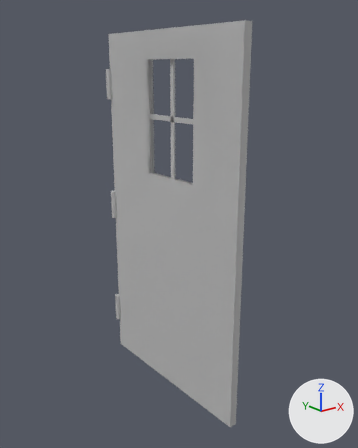
Renders of the FBX model Project Dragon Drama/Assets/Art/Models/door.fbx from each side of a commit.
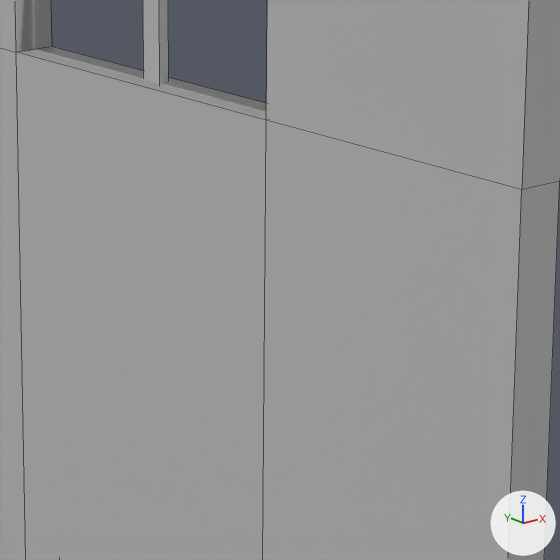
Old and new are each drawn whole from a 50 mm lens placed at (-0.1945, -0.2472, 0.2168), pointed at (0.0023, -0.0013, 0.1185) and again close up on the part from 41% to 68% of the width and 37% to 59% of the height. Arrows for +X, +Y and +Z are at lower right; the lights stay in place. The close-ups show mesh edges as thin lines. Where no turn or scale is listed for an object, it has been applied to the vertices.
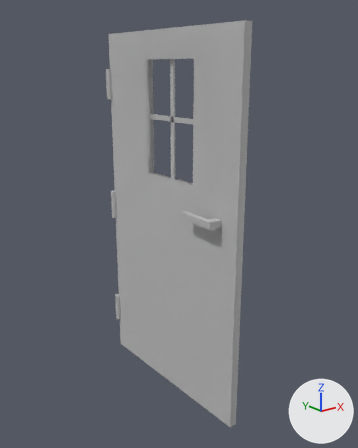
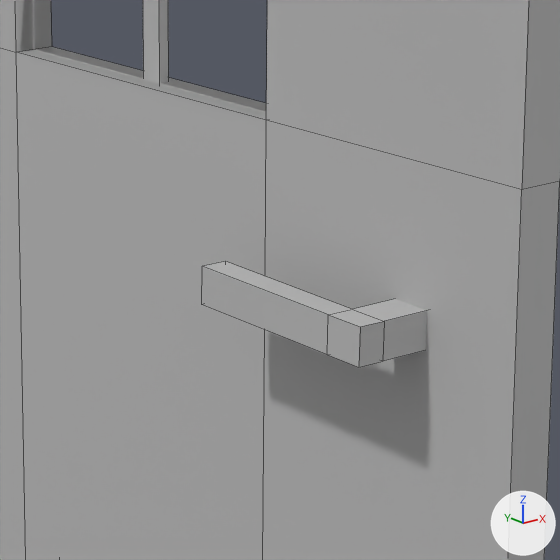
The newer file is also turned or shifted as a whole; pictures and numbers use the older file's frame.

The change, as JSON lines over the scene's bpy script:
```json
{"block": "me_mesh", "where": "me_mesh.from_pydata(...)  # 142 vertices, 166 faces; spans x -0.009..0.009, y -0.066..0.066, z 0.002..0.241"}
{"block": "me_mesh", "where": "# used by ob_pcube104; location = (0.0005, 0.0031, -0.0018)"}
{"block": "me_mesh", "change": "me_mesh part 1: the loose piece of 16 vertices spanning x -0.002..0.009, y -0.053..-0.027, z 0.132..0.137 is copied, and the copy is scaled about its middle by (-0.992, 1, -0.995), then moved by (-0.013, 0.0, 0.0); it spans x -0.015..-0.005, y -0.053..-0.027, z 0.132..0.137"}
```

What differs and where, as boxes (x1, y1, x2, y2) in the close-ups (560 x 560 px):
```json
{"part": 1, "of": "me_mesh", "change": "added", "after": [202, 261, 427, 367]}
```
